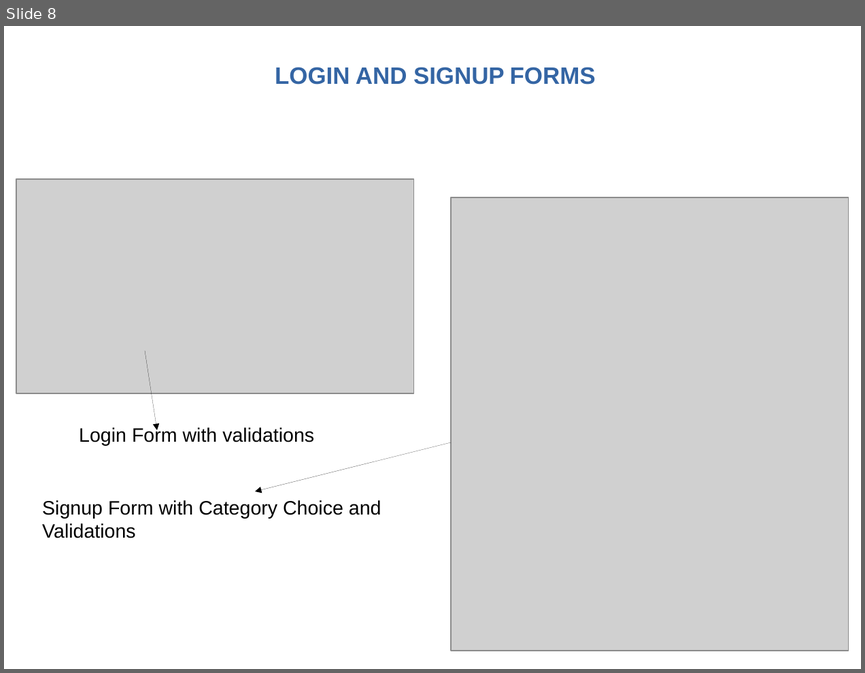
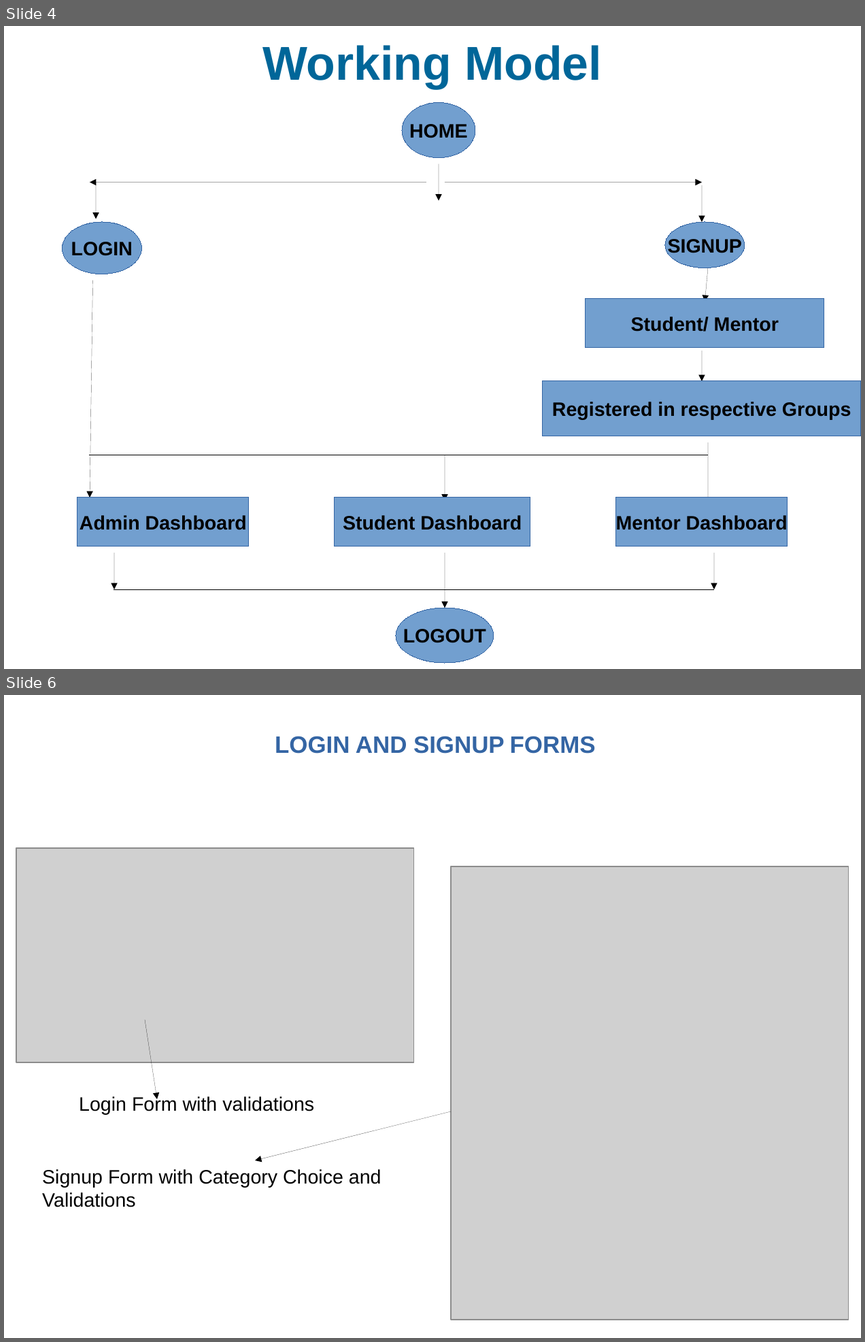
Before and after one commit to lokesh9026/backend, a slide deck: djangoproject/ppt.odp. Shown one above the other, each under a label of ours: slide 8 before the commit, slides 4 and 6 after it; the slides between them are not shown. The pictures are 865x673 and 865x1342 pixels, drawn with LibreOffice and Linux fonts; fonts in the diff are those of the drawing; grey boxes stand for pictures; background and template pictures are left out. Boxes give left, top, right and bottom in pixels: in the first picture for what was removed or moved away, otherwise in the second. Text is boxed around its words. In the diff, an @@ line names an element or a change of style, - is before the commit and + after.

Commit message:
student-counselling_system django project

```diff
--- a/djangoproject/ppt.odp
+++ b/djangoproject/ppt.odp
@@ slide 4 added at box(4, 26, 861, 669), background #FFFFFF @@
@@ title added at box(262, 45, 602, 89), 44 pt, text #006699, bold @@
+Working Model
@@ ellipse added at box(402, 102, 475, 157), fill #729FCF, outline #3465A4 0 pt, 18 pt, text #000000, bold @@
+HOME
@@ arrow added from (439, 163) to (439, 200), #000000 0 pt @@
@@ arrow added from (426, 182) to (90, 182), #000000 0 pt @@
@@ arrow added from (96, 182) to (96, 219), #000000 0 pt @@
@@ arrow added from (445, 182) to (702, 182), #000000 0 pt @@
@@ arrow added from (702, 185) to (702, 222), #000000 0 pt @@
@@ ellipse added at box(62, 222, 141, 274), fill #729FCF, outline #3465A4 0 pt, 18 pt, text #000000, bold @@
+LOGIN
@@ ellipse added at box(665, 222, 744, 268), fill #729FCF, outline #3465A4 0 pt, 18 pt, text #000000, bold @@
+SIGNUP
@@ arrow added from (708, 268) to (705, 301), #000000 0 pt @@
@@ arrow added from (92, 280) to (90, 497), #000000 0 pt @@
@@ rectangle added at box(585, 299, 824, 348), fill #729FCF, outline #3465A4 0 pt, 18 pt, text #000000, bold @@
+Student/ Mentor
@@ arrow added from (702, 350) to (702, 382), #000000 0 pt @@
@@ rectangle added at box(543, 382, 861, 437), fill #729FCF, outline #3465A4 0 pt, 18 pt, text #000000, bold @@
+Registered in respective Groups
@@ arrow added from (708, 442) to (708, 507), #000000 0 pt @@
@@ line added from (90, 454) to (708, 454), #000000 0 pt @@
@@ arrow added from (445, 454) to (445, 500), #000000 0 pt @@
@@ rectangle added at box(77, 497, 248, 546), fill #729FCF, outline #3465A4 0 pt, 18 pt, text #000000, bold @@
+Admin Dashboard
@@ rectangle added at box(334, 497, 530, 546), fill #729FCF, outline #3465A4 0 pt, 18 pt, text #000000, bold @@
+Student Dashboard
@@ rectangle added at box(616, 497, 787, 546), fill #729FCF, outline #3465A4 0 pt, 18 pt, text #000000, bold @@
+Mentor Dashboard
@@ arrow added from (114, 552) to (114, 589), #000000 0 pt @@
@@ arrow added from (445, 552) to (445, 607), #000000 0 pt @@
@@ arrow added from (714, 552) to (714, 589), #000000 0 pt @@
@@ line added from (114, 589) to (714, 589), #000000 0 pt @@
@@ ellipse added at box(396, 607, 494, 662), fill #729FCF, outline #3465A4 0 pt, 18 pt, text #000000, bold @@
+LOGOUT
@@ what was slide 8 is now slide 6 @@
```
Also in this commit, not shown: 4 slides changed, 1 other slide added, 4 slides removed, 30 other files.
